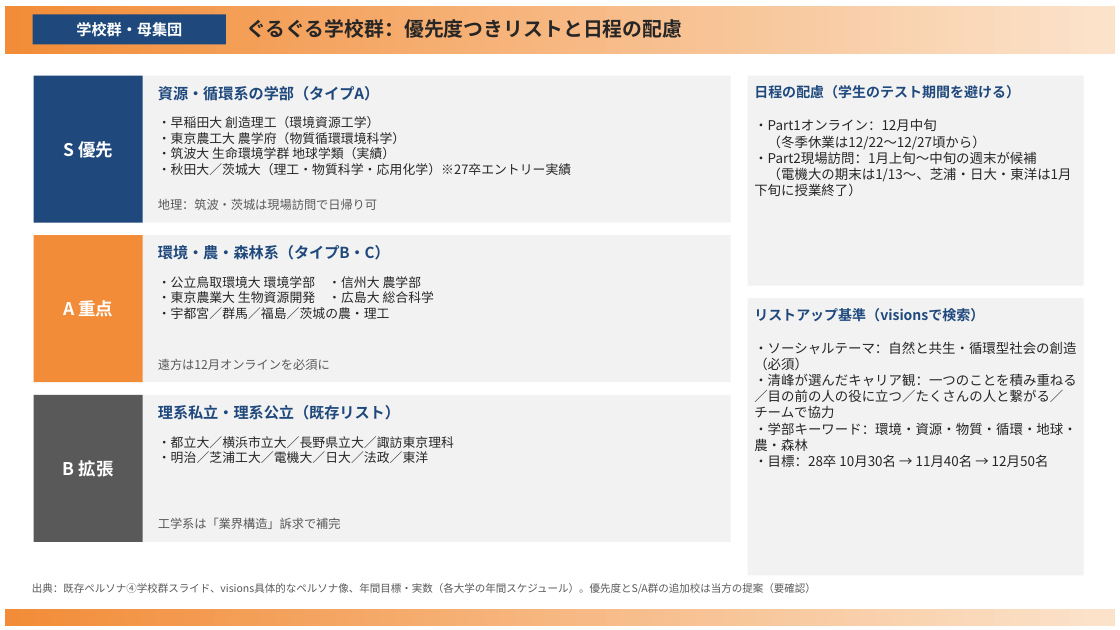
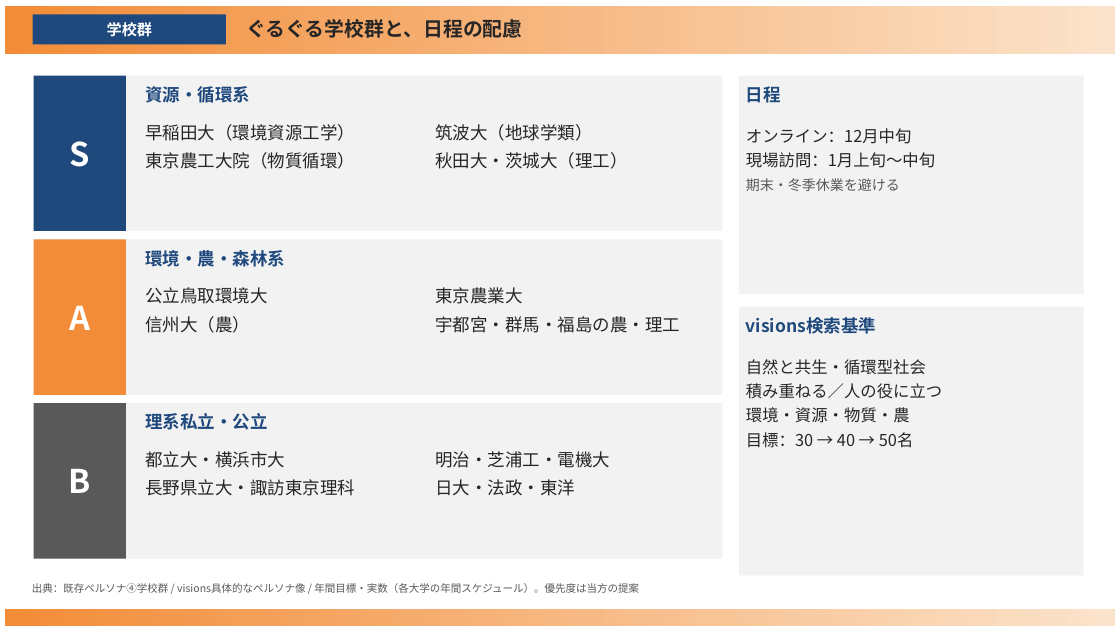
Before and after one commit to tatatatachan/claude, a slide deck: slide 4 of guruguru/guruguru_target_tour.pptx. Drawn at 1120x630 pixels with LibreOffice and Linux fonts; fonts in the diff are those of the drawing. Boxes give left, top, right and bottom in pixels: in the first picture for what was removed or moved away, otherwise in the second. Text is boxed around its words. In the diff, an @@ line names an element or a change of style, - is before the commit and + after.

```diff
--- a/guruguru/guruguru_target_tour.pptx
+++ b/guruguru/guruguru_target_tour.pptx
@@ text in rectangle at [107,22,152,37]: text changed @@
-学校群・母集団
+学校群
@@ text at [246,19,523,38]: text changed @@
-ぐるぐる学校群：優先度つきリストと日程の配慮
+ぐるぐる学校群と、日程の配慮
@@ rectangle: place and size @@
-rectangle at [34,76,731,223]
+rectangle at [34,76,723,231]
@@ rectangle "S": place and size @@
-rectangle "S" at [34,76,143,223]
+rectangle "S" at [34,76,126,231]
@@ text at [145,86,250,103]: text changed; size 13 to 15 pt @@
-資源・循環系の学部（タイプA）
+資源・循環系
@@ rectangle: place and size @@
-rectangle at [748,76,1084,286]
+rectangle at [739,76,1084,294]
@@ text at [746,86,781,103]: text changed; size 12 to 15 pt @@
-日程の配慮（学生のテスト期間を避ける）
+日程
@@ text in rectangle at [70,141,90,167]: text changed; size 15 to 28 pt @@
-S 優先
+S
@@ text at [145,124,355,169]: text changed; size 11 to 15 pt @@
-・早稲田大 創造理工（環境資源工学）
-・東京農工大 農学府（物質循環環境科学）
-・筑波大 生命環境学群 地球学類（実績）
-・秋田大／茨城大（理工・物質科学・応用化学）※27卒エントリー実績
+早稲田大（環境資源工学）
+東京農工大院（物質循環）
@@ text at [435,124,627,169]: text changed; size 10.5 to 15 pt; text colour #595959 to #262626 @@
-地理：筑波・茨城は現場訪問で日帰り可
+筑波大（地球学類）
+秋田大・茨城大（理工）
@@ text at [746,128,935,191]: text changed; size 11.5 to 14 pt @@
-・Part1オンライン：12月中旬
-（冬季休業は12/22〜12/27頃から）
-・Part2現場訪問：1月上旬〜中旬の週末が候補
-（電機大の期末は1/13〜、芝浦・日大・東洋は1月下旬に授業終了）
+オンライン：12月中旬
+現場訪問：1月上旬〜中旬
+期末・冬季休業を避ける
@@ rectangle: place and size @@
-rectangle at [34,235,731,382]
+rectangle at [34,239,723,395]
@@ rectangle "A": place and size @@
-rectangle "A" at [34,235,143,382]
+rectangle "A" at [34,239,126,395]
@@ text at [145,250,285,267]: text changed; size 13 to 15 pt @@
-環境・農・森林系（タイプB・C）
+環境・農・森林系
@@ text at [145,287,267,333]: text changed; size 11 to 15 pt @@
-・公立鳥取環境大 環境学部 ・信州大 農学部
-・東京農業大 生物資源開発 ・広島大 総合科学
-・宇都宮／群馬／福島／茨城の農・理工
+公立鳥取環境大
+信州大（農）
@@ text added at [435,287,680,333], 15 pt, text #262626 @@
+東京農業大
+宇都宮・群馬・福島の農・理工
@@ text in rectangle at [69,305,90,330]: text changed; size 15 to 28 pt @@
-A 重点
+A
@@ rectangle: place and size @@
-rectangle at [748,298,1084,576]
+rectangle at [739,307,1084,576]
@@ text at [746,317,876,334]: text changed; size 12 to 15 pt @@
-リストアップ基準（visionsで検索）
+visions検索基準
@@ text removed at [158,359,330,370] @@
-遠方は12月オンラインを必須に
@@ text at [746,359,942,448]: text changed; size 11.5 to 14 pt @@
-・ソーシャルテーマ：自然と共生・循環型社会の創造（必須）
-・清峰が選んだキャリア観：一つのことを積み重ねる／目の前の人の役に立つ／たくさんの人と繋がる／チームで協力
-・学部キーワード：環境・資源・物質・循環・地球・農・森林
-・目標：28卒 10月30名 → 11月40名 → 12月50名
+自然と共生・循環型社会
+積み重ねる／人の役に立つ
+環境・資源・物質・農
+目標：30 → 40 → 50名
@@ rectangle: place and size @@
-rectangle at [34,395,731,542]
+rectangle at [34,403,723,559]
@@ rectangle "B": place and size @@
-rectangle "B" at [34,395,143,542]
+rectangle "B" at [34,403,126,559]
@@ text at [145,413,267,430]: text changed; size 13 to 15 pt @@
-理系私立・理系公立（既存リスト）
+理系私立・公立
@@ text in rectangle at [69,469,91,493]: text changed; size 15 to 28 pt @@
-B 拡張
+B
@@ text at [145,451,355,496]: text changed; size 11 to 15 pt @@
-・都立大／横浜市立大／長野県立大／諏訪東京理科
-・明治／芝浦工大／電機大／日大／法政／東洋
+都立大・横浜市大
+長野県立大・諏訪東京理科
@@ text at [435,451,610,496]: text changed; size 10.5 to 15 pt; text colour #595959 to #262626 @@
-工学系は「業界構造」訴求で補完
+明治・芝浦工・電機大
+日大・法政・東洋
@@ text at [32,583,639,593]: text changed @@
-出典：既存ペルソナ④学校群スライド、visions具体的なペルソナ像、年間目標・実数（各大学の年間スケジュール）。優先度とS/A群の追加校は当方の提案（要確認）
+出典：既存ペルソナ④学校群 / visions具体的なペルソナ像 / 年間目標・実数（各大学の年間スケジュール）。優先度は当方の提案
```
Also in this commit, not shown: 5 other slides changed, 1 other file.
